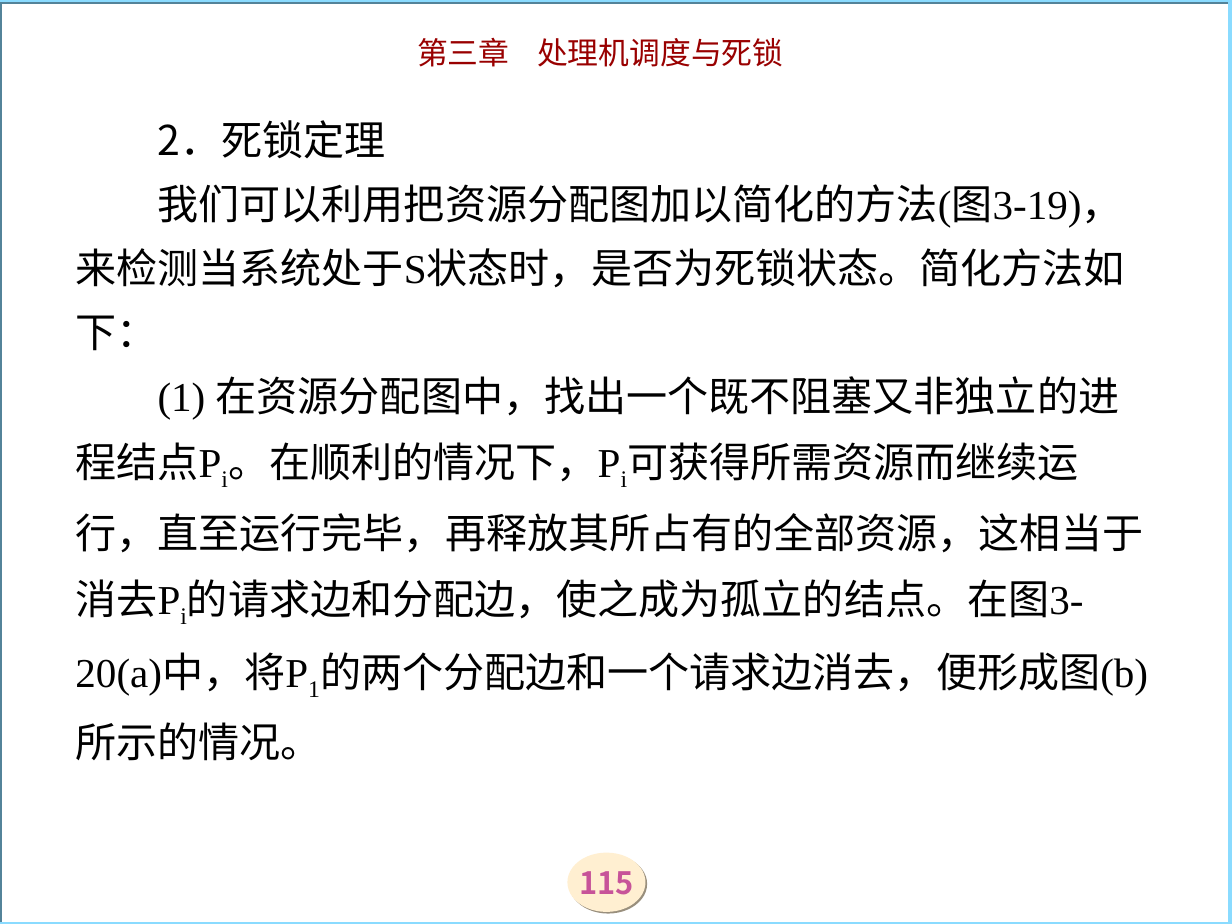
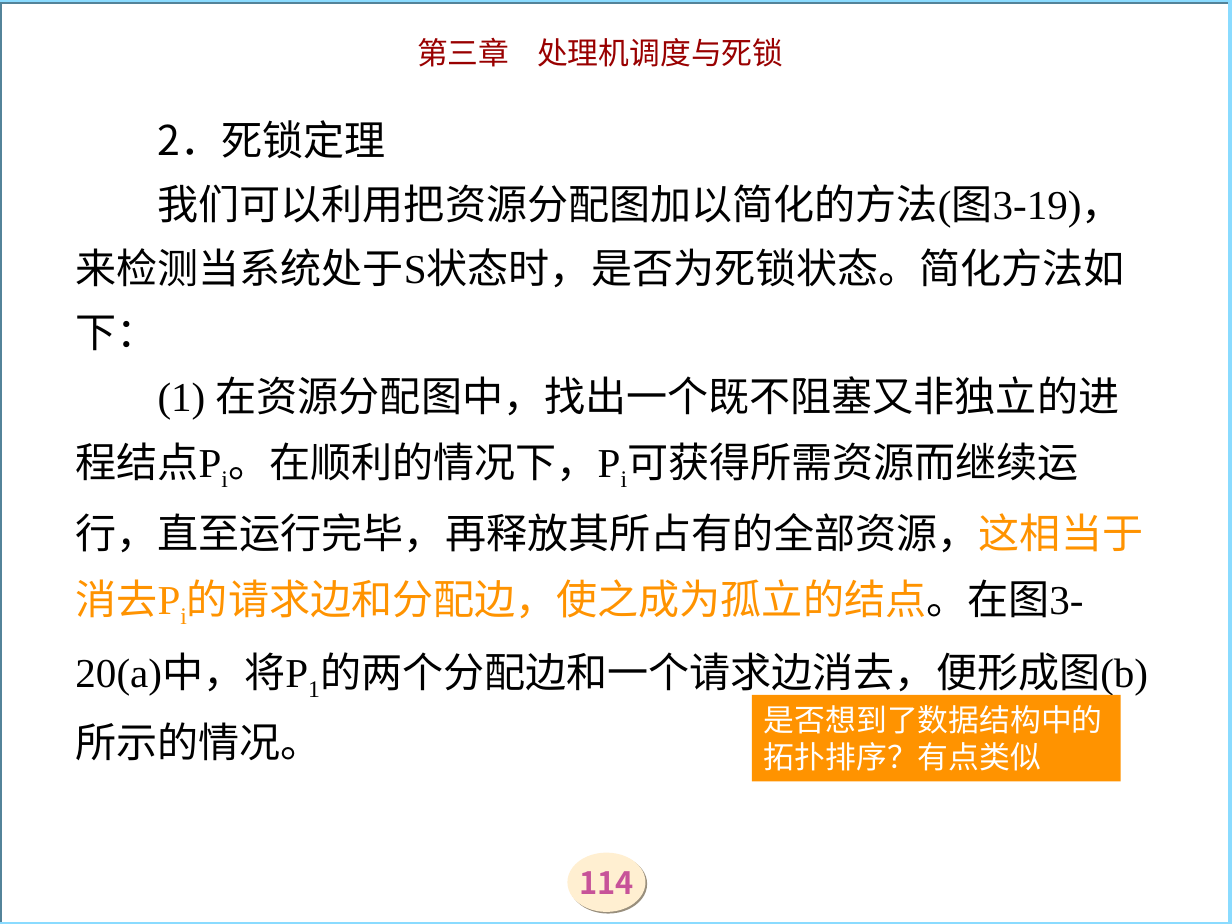
Before and after one commit to zjyesir/hmc_OS, a slide deck: slide 114 of ppt/3调度和死锁.ppt (slide 115 before the commit). Drawn at 1232x924 pixels with LibreOffice and Linux fonts; fonts in the diff are those of the drawing; background and template pictures are left out. Boxes give left, top, right and bottom in pixels: in the first picture for what was removed or moved away, otherwise in the second. Text is boxed around its words. In the diff, an @@ line names an element or a change of style, - is before the commit and + after.

```diff
--- a/ppt/3调度和死锁.ppt
+++ b/ppt/3调度和死锁.ppt
@@ title "2．死锁定理 我们可以利用把资源分配图加以简化的方法(图3-19)，来检测当系统处于S状态时，是否为死锁状态。简化方法如 ..." at [75, 120, 1148, 761]: text colour #000000 to #FF9300 in "在资源分配图中，找出一个既不阻塞又非独立的进程结点Pi。在顺利的情况下，Pi可获得所需资源而继续运行，直至运行完毕，再释 ..." @@
@@ rectangle added at [752, 695, 1120, 781], fill #FF9300, 18 pt, text #FFFFFF @@
+是否想到了数据结构中的拓扑排序？有点类似
@@ page number at [579, 871, 633, 894]: text changed @@
-115
+114
```
Also in this commit, not shown: 10 other slides changed, 1 slide added, 7 slides removed.
